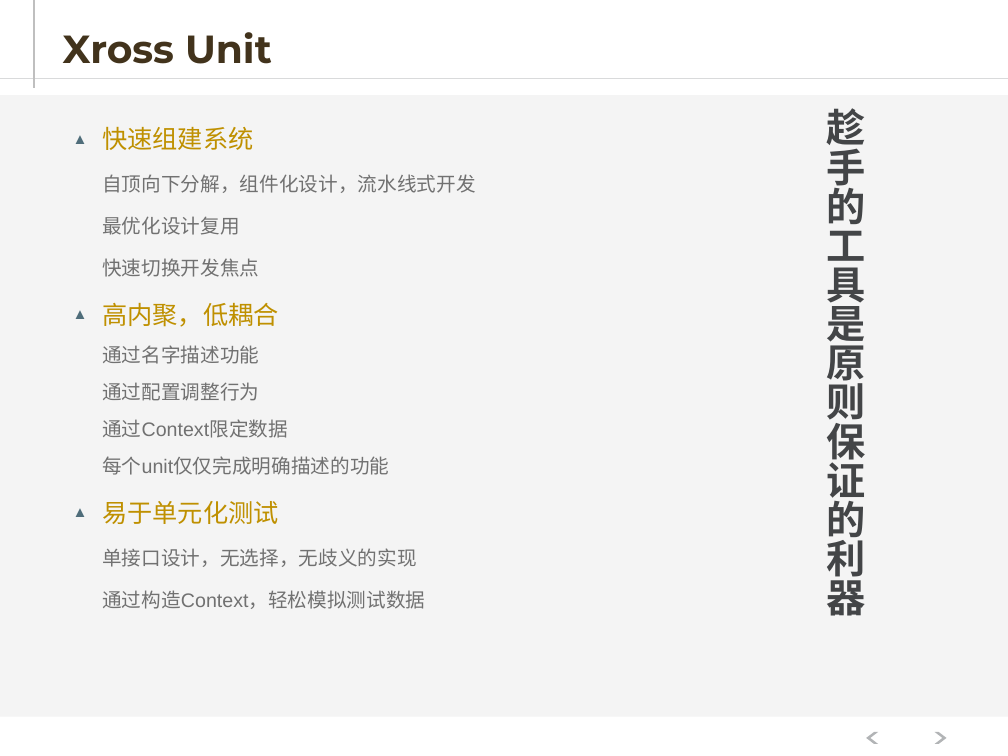
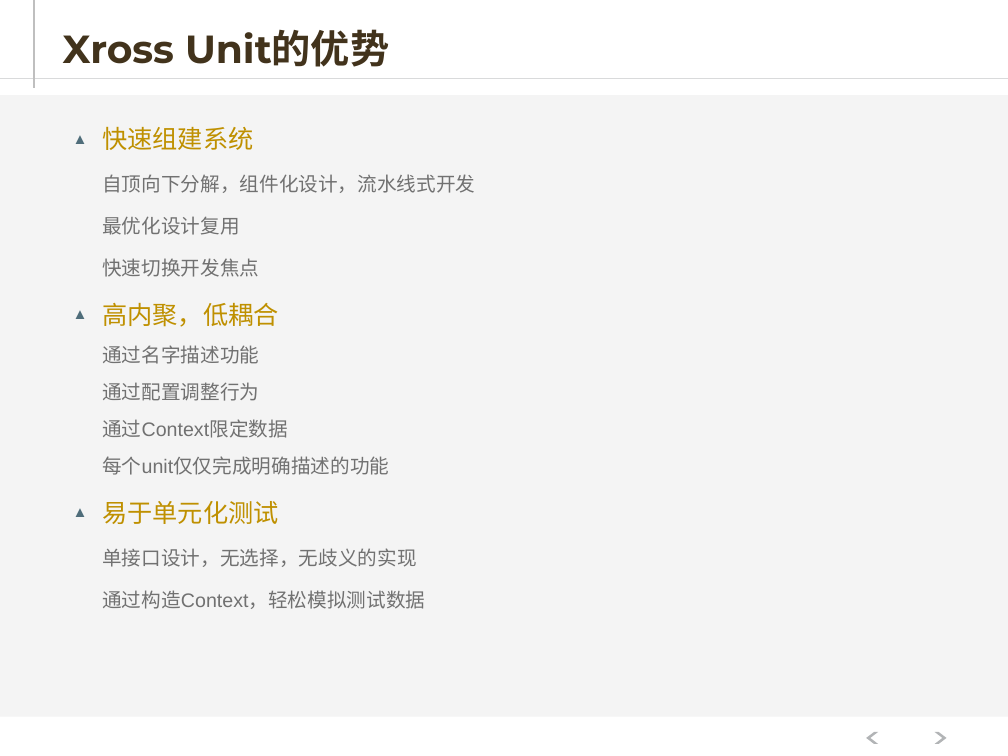
Before and after one commit to hejiehui/xross-tools-installer, a slide deck: slide 24 of doc/X-Series - 中文.pptx (slide 20 before the commit). Drawn at 1008x756 pixels with LibreOffice and Linux fonts; fonts in the diff are those of the drawing. Boxes give left, top, right and bottom in pixels: in the first picture for what was removed or moved away, otherwise in the second. Text is boxed around its words. In the diff, an @@ line names an element or a change of style, - is before the commit and + after.

```diff
--- a/doc/X-Series - 中文.pptx
+++ b/doc/X-Series - 中文.pptx
@@ title at box(63, 29, 389, 67): text changed @@
-Xross Unit
+Xross Unit的优势
@@ text removed at box(827, 108, 866, 623) @@
-趁手的工具是原则保证的利器
```
Also in this commit, not shown: 27 other slides changed, 11 slides added, 9 slides removed, 1 other file.
